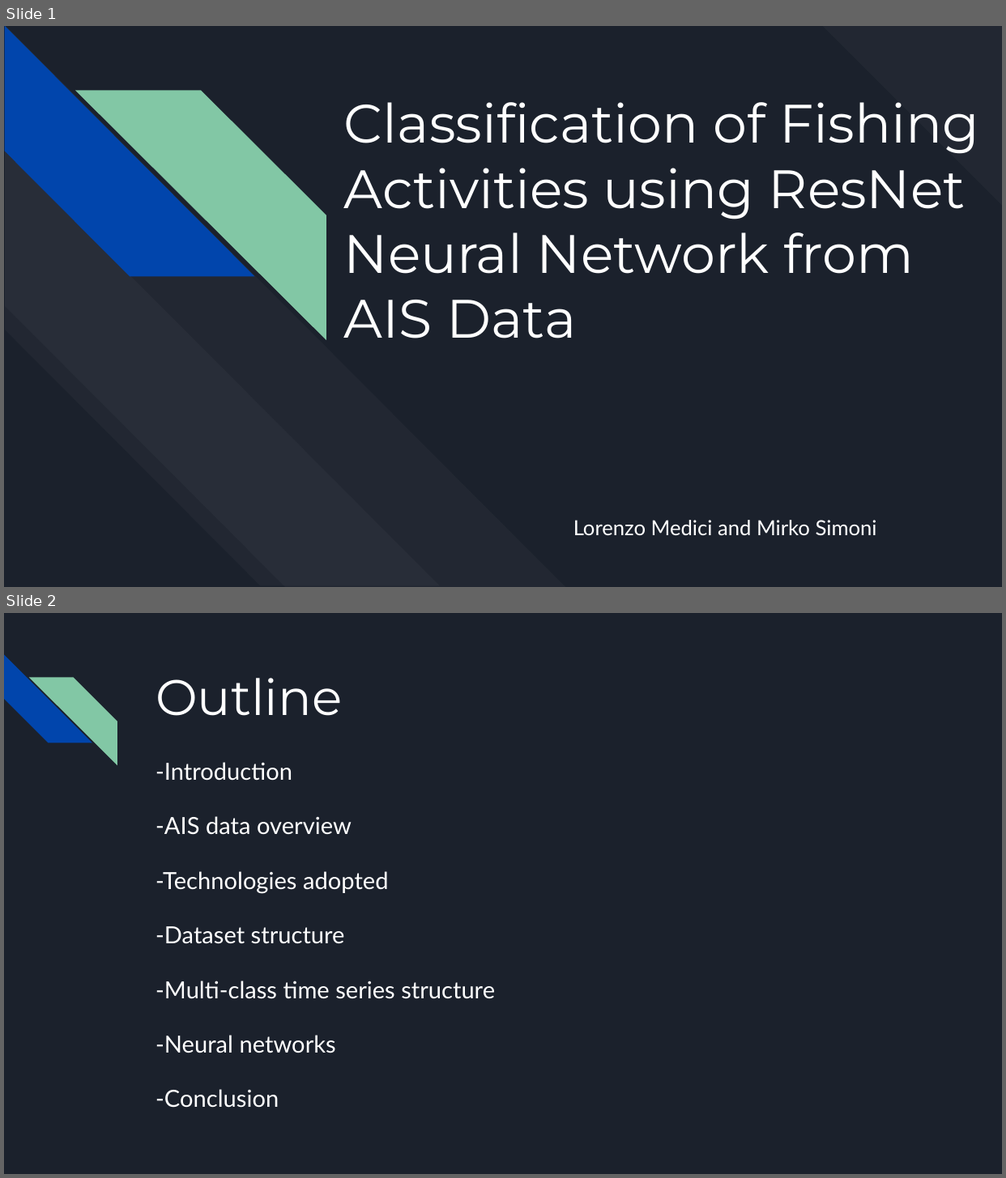
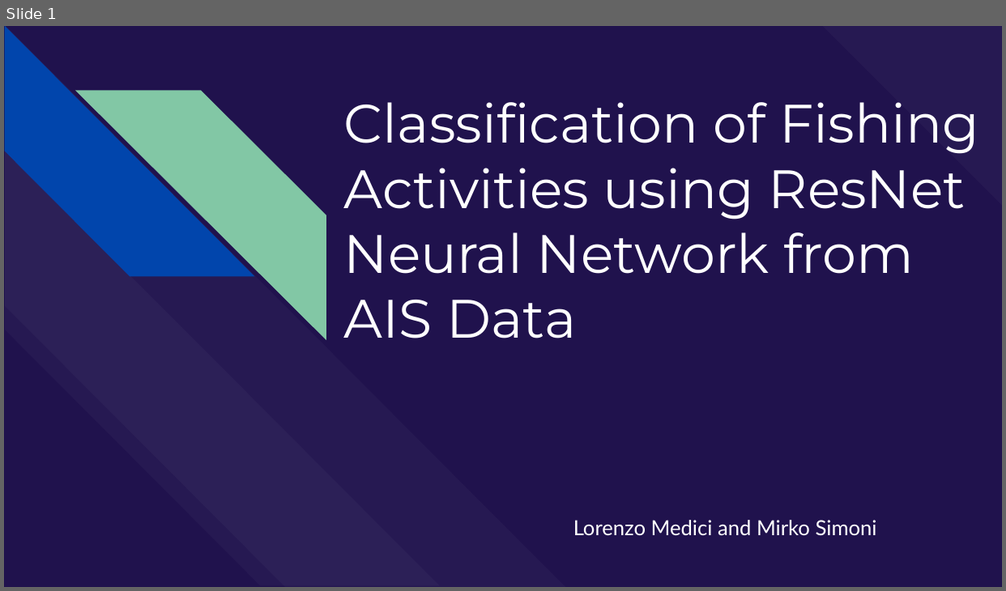
Before and after one commit to L-Medici/MTS_ResNet, a slide deck: Classification_of_Fishing_Activities_using_ResNet_Neural_Network_from_AIS_Data.pptx. Shown one above the other, each under a label of ours: slides 1 and 2 before the commit, slide 1 after it. The pictures are 1006x1178 and 1006x591 pixels, drawn with LibreOffice and Linux fonts; fonts in the diff are those of the drawing. Boxes give left, top, right and bottom in pixels: in the first picture for what was removed or moved away, otherwise in the second. Text is boxed around its words. In the diff, an @@ line names an element or a change of style, - is before the commit and + after.

```diff
--- a/Classification_of_Fishing_Activities_using_ResNet_Neural_Network_from_AIS_Data.pptx
+++ b/Classification_of_Fishing_Activities_using_ResNet_Neural_Network_from_AIS_Data.pptx
@@ slide 2 removed at bbox=[4, 613, 1002, 1174], background #1B212C @@
@@ diag stripe removed at bbox=[4, 655, 91, 743] @@
@@ diag stripe removed at bbox=[29, 677, 117, 764] @@
@@ title removed at bbox=[155, 678, 342, 716] @@
-Outline
@@ text removed at bbox=[155, 762, 495, 1108] @@
--Introduction
--AIS data overview
--Technologies adopted
--Dataset structure
--Multi-class time series structure
--Neural networks
--Conclusion
@@ slide 1 changed as well @@
@@ background #1B212C to #20124D @@
```
Also in this commit, not shown: 7 other slides changed, 3 slides added, 1 other slide removed.
